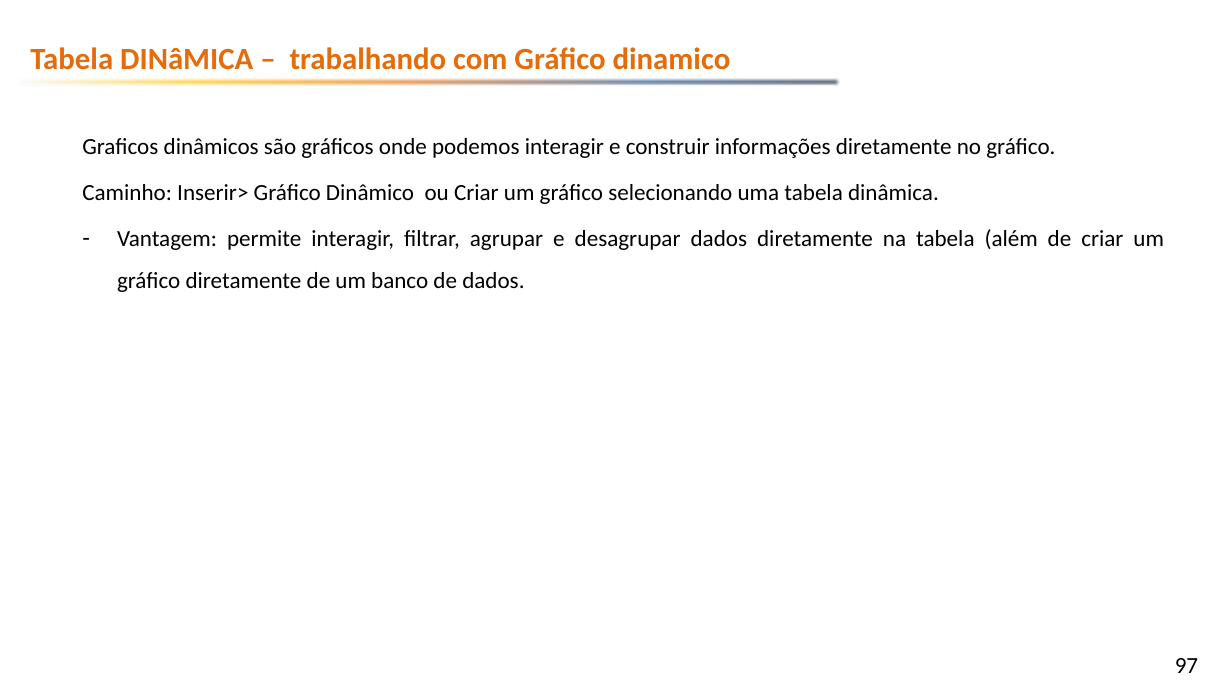
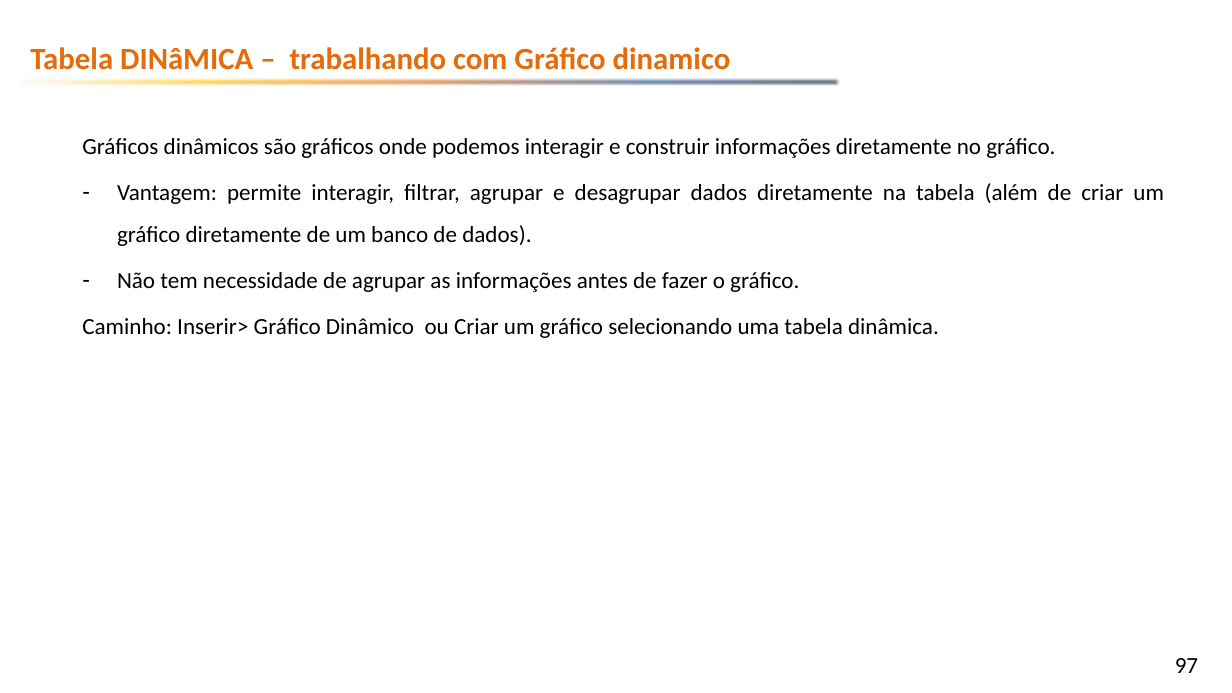
Before and after one commit to emerson-fenrir/Excel_Basico, a slide deck: slide 97 of Professor/Aula3.pptx. Drawn at 1232x693 pixels with LibreOffice and Linux fonts; fonts in the diff are those of the drawing; background and template pictures are left out. Boxes give left, top, right and bottom in pixels: in the first picture for what was removed or moved away, otherwise in the second. Text is boxed around its words. In the diff, an @@ line names an element or a change of style, - is before the commit and + after.

```diff
--- a/Professor/Aula3.pptx
+++ b/Professor/Aula3.pptx
@@ text at (82, 138, 1164, 292): text changed @@
-Graficos dinâmicos são gráficos onde podemos interagir e construir informações diretamente no gráfico.
+Gráficos dinâmicos são gráficos onde podemos interagir e construir informações diretamente no gráfico.
+– Vantagem: permite interagir, filtrar, agrupar e desagrupar dados diretamente na tabela (além de criar um gráfico diretamente de um banco de dados).
+– Não tem necessidade de agrupar as informações antes de fazer o gráfico.
@@ text at (117, 229, 1164, 292): paragraph removed @@
-– Vantagem: permite interagir, filtrar, agrupar e desagrupar dados diretamente na tabela (além de criar um gráfico diretamente de um banco de dados.
```
Also in this commit, not shown: 4 other slides changed, 3 slides added, 13 other files.
